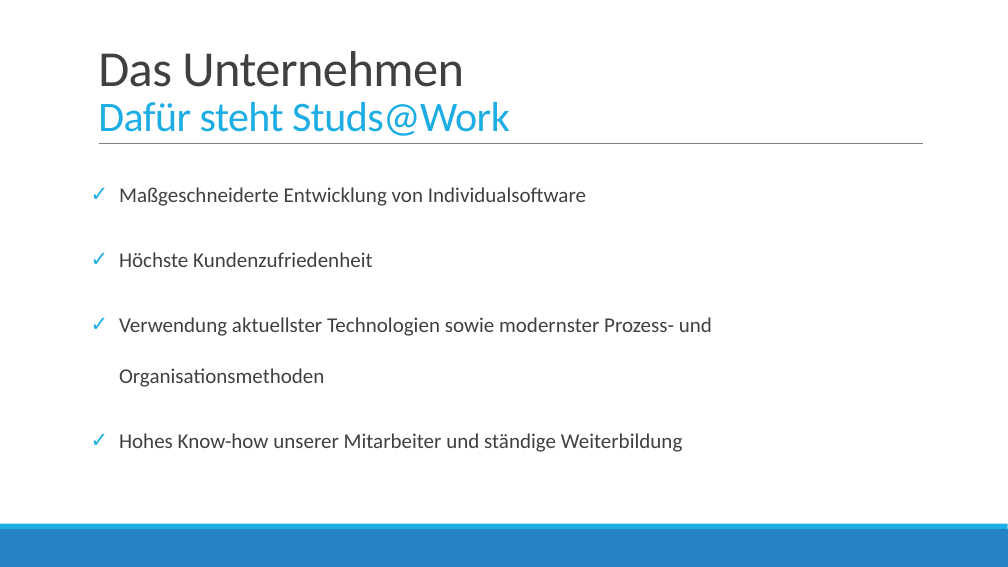
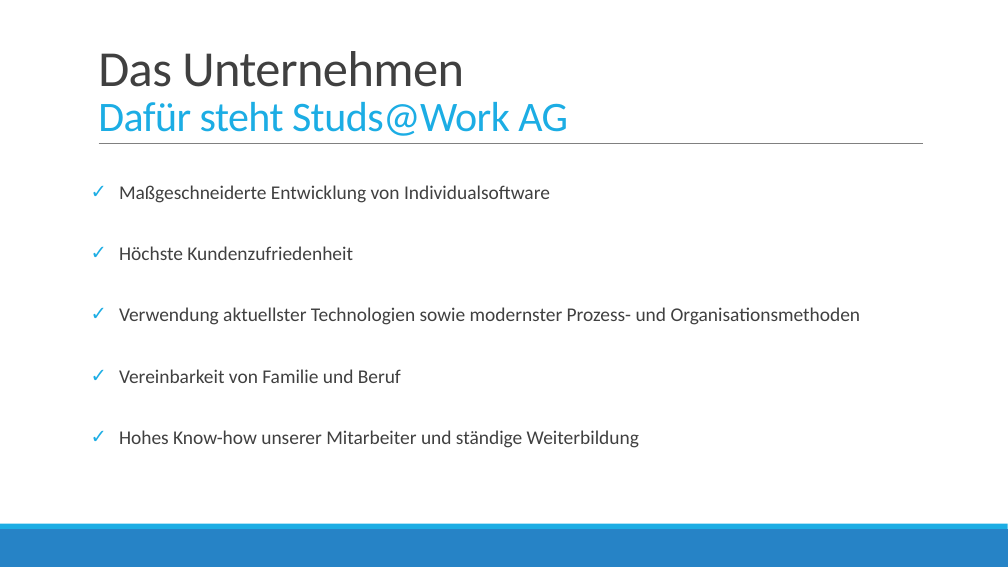
Before and after one commit to bboecherer/SailingSchoolManagerWPF, a slide deck: slide 5 of Docs/Zwischenpraesentation/Präsentation Projekt.pptx. Drawn at 1008x567 pixels with LibreOffice and Linux fonts; fonts in the diff are those of the drawing. Boxes give left, top, right and bottom in pixels: in the first picture for what was removed or moved away, otherwise in the second. Text is boxed around its words. In the diff, an @@ line names an element or a change of style, - is before the commit and + after.

```diff
--- a/Docs/Zwischenpraesentation/Präsentation Projekt.pptx
+++ b/Docs/Zwischenpraesentation/Präsentation Projekt.pptx
@@ title at (98,51,568,136): text changed @@
-Das Unternehmen
-Dafür steht Studs@Work
+Das Unternehmen
+Dafür steht Studs@Work AG
@@ text at (119,185,861,448): size 20 to 18.5 pt in "Maßgeschneiderte Entwicklung von Individualsoftware", "Höchste Kundenzufriedenheit", "Verwendung aktuellster Technologien sowie modernster Prozess ...", "Hohes Know-how unserer Mitarbeiter und ständige Weiterbildun ..." @@
@@ text at (119,369,401,383): paragraph added @@
+✓ Vereinbarkeit von Familie und Beruf
```
Also in this commit, not shown: 11 other slides changed, 6 slides added, 1 slide removed.
